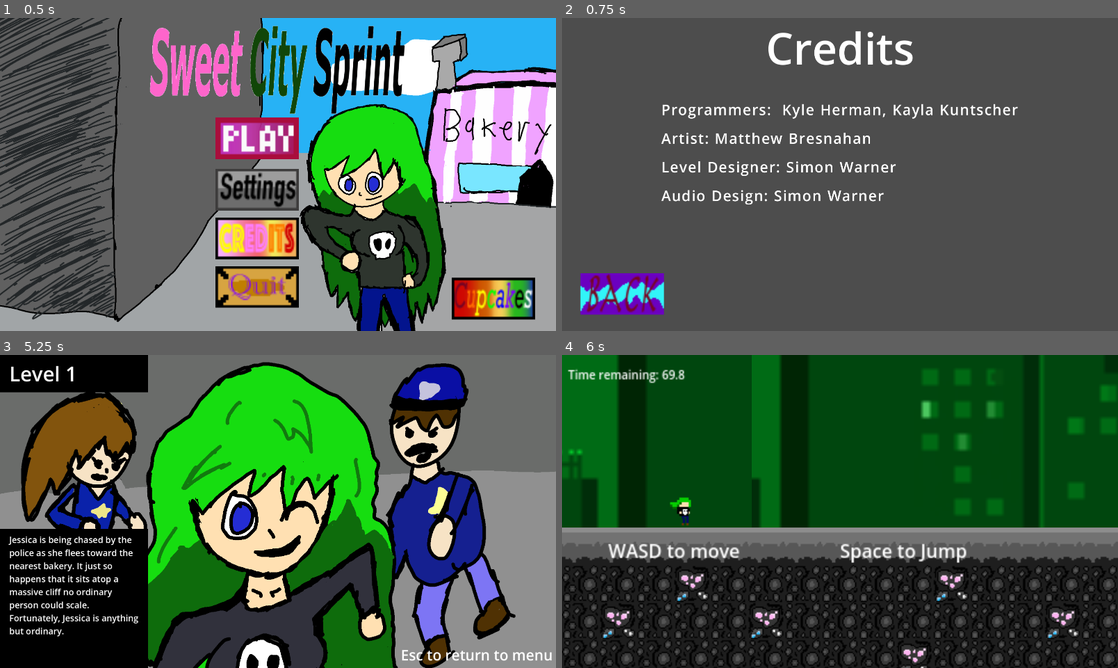
Above: before the commit, frames 1-4 (two rows, left to right).
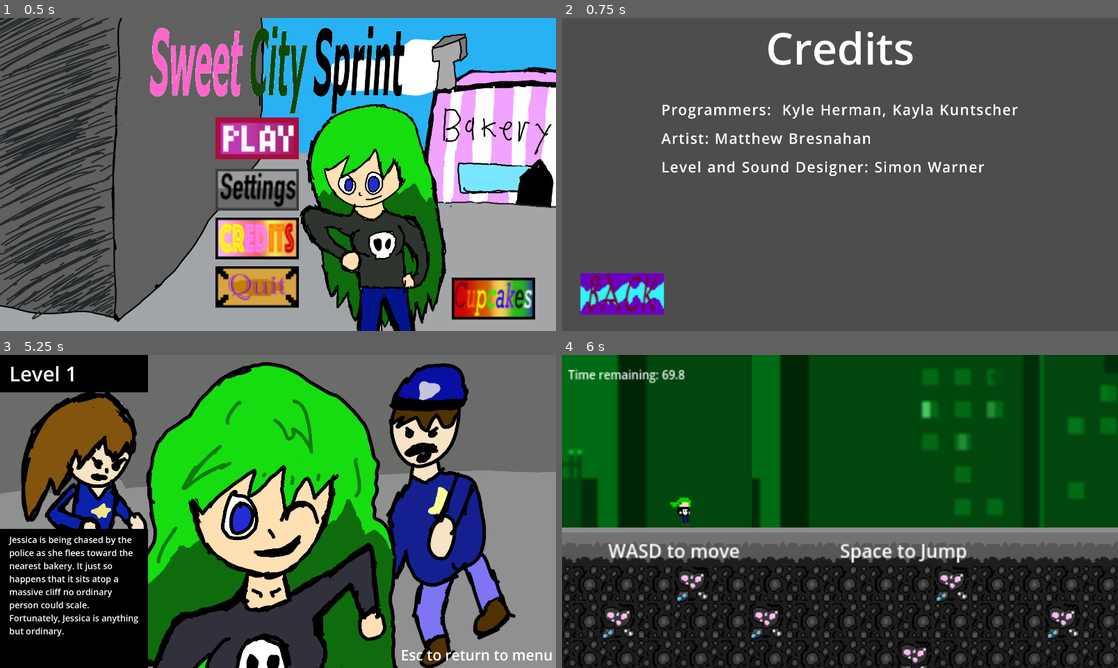
Above: after the commit, the same moments.

Repository: VoidedCrystal/GloopifyGame
Game: Godot game, scene res://UI/Main_Menu.tscn
Same seed, same stepped clock (60 frames per second), same inputs: the game is played once before the commit and once after it.
Inputs (mouse positions are in pixels of both pictures, inside the frame that each line leads up to):
- Up to frame 1 (0.5 s): no input
- Up to frame 2 (0.75 s): click (817, 237) at 0.5 s
- Up to frame 3 (5.25 s): click (61, 630) at 1.25 s; click (494, 636) at 2 s; click (511, 376) at 2.75 s; click (255, 527) at 3.5 s; click (278, 617) at 4.25 s; click (255, 477) at 5 s
- Up to frame 4 (6 s): tap Enter (accept) at 5.75 s; hold Right (move-right) from 5.78 s (still down); hold Enter (accept) from 5.78 s (still down)

Frame 1 is identical in both runs. In frame 2, 1.3% of the frame differs, in the area x 17-76%, y 45-60%; in frame 3, less than 0.1%; in frame 4, nothing differs.

Commit message:
updated level select and other menus

Diff:
--- a/Gloopify!/Collection/collection.gd
+++ b/Gloopify!/Collection/collection.gd
@@ -10,7 +10,6 @@
 	cupcakeArray = handler.check_cupcakes()
 	while cupcakeArray.size() < 25:
 		cupcakeArray.append(false)
-	print(cupcakeArray)
 	for i in range(1, cupcakeArray.size() + 1):
 		var cupcakeID = "Cupcake" + str(i)
 		var cake = get_node("" + cupcakeID)
@@ -23,6 +22,9 @@
 func color_cake(cake):
 	cake.animation = "Unlock"
 
+func _input(_event: InputEvent) -> void:
+	if Input.is_action_pressed("pause"):
+		get_tree().change_scene_to_file("res://UI/Main_Menu.tscn")
 
 func _on_main_menu_pressed() -> void:
 	get_tree().change_scene_to_file("res://UI/Main_Menu.tscn")
--- a/Gloopify!/Collection/collection.tscn
+++ b/Gloopify!/Collection/collection.tscn
@@ -1,9 +1,10 @@
-[gd_scene load_steps=16 format=3 uid="uid://cubah1xbx1sx1"]
+[gd_scene load_steps=17 format=3 uid="uid://cubah1xbx1sx1"]
 
 [ext_resource type="Script" path="res://Collection/collection.gd" id="1_ei8ft"]
 [ext_resource type="Texture2D" uid="uid://dntkdwtot77nq" path="res://Assets/CupcakeSprites.png" id="2_d87bg"]
 [ext_resource type="Texture2D" uid="uid://c8xfri61l8xds" path="res://Assets/UI/Herclanium.png" id="3_8q8qy"]
 [ext_resource type="Texture2D" uid="uid://5fi20hfr6be2" path="res://Assets/UI/HoverButtons/HerclaniumWhite.png" id="4_bfwxb"]
+[ext_resource type="AudioStream" uid="uid://c6k3woepfp8gm" path="res://Assets/Audio/Pause-music.mp3" id="5_yie2m"]
 
 [sub_resource type="AtlasTexture" id="AtlasTexture_exof7"]
 atlas = ExtResource("2_d87bg")
@@ -327,4 +328,9 @@
 texture_normal = ExtResource("3_8q8qy")
 texture_hover = ExtResource("4_bfwxb")
 
+[node name="AudioStreamPlayer" type="AudioStreamPlayer" parent="."]
+stream = ExtResource("5_yie2m")
+autoplay = true
+parameters/looping = false
+
 [connection signal="pressed" from="Main Menu" to="." method="_on_main_menu_pressed"]
--- a/Gloopify!/Scripts/LevelEventHandler.gd
+++ b/Gloopify!/Scripts/LevelEventHandler.gd
@@ -29,6 +29,7 @@
 	save_file.store_line(json_data)
 
 func complete_level(level, time, c1, c2, c3, c4, c5):
+	print(time)
 	var save_file = FileAccess.open("user://savegame.save", FileAccess.WRITE)
 	var data = saved_data
 	var levelID = "level" + str(level)
@@ -37,7 +38,9 @@
 		if levelID in data:
 			record = data[levelID]["record"]
 	if record:
-		if record > time:
+		if record > time and record > 0:
+			record = time
+		elif record < 0:
 			record = time
 	data[levelID] = {
 		"clear": true,
@@ -65,10 +68,6 @@
 			"c4": false,
 			"c5": false
 		}
-	data["PlayerStats"] = {
-		"coins": 0
-		#Add other lines here as upgrades unlock
-	}
 	var json_data = JSON.stringify(data)
 	save_file.store_line(json_data)
 
@@ -100,3 +99,39 @@
 			if cupcakeID in data[levelID]:
 				cupcakes.append(data[levelID][cupcakeID])
 	return cupcakes
+
+func unlock_levels():
+	var save_file = FileAccess.open("user://savegame.save", FileAccess.READ)
+	var json = JSON.new()
+	var _result = json.parse(save_file.get_line())
+	var data = json.get_data()
+	if "level4" in data:
+		if "clear" in data["level4"]:
+			if data["level4"]["clear"] == true:
+				return 5
+	if "level3" in data:
+		if "clear" in data["level3"]:
+			if data["level3"]["clear"] == true:
+				return 4
+	if "level2" in data:
+		if "clear" in data["level2"]:
+			if data["level2"]["clear"] == true:
+				return 3
+	if "level1" in data:
+		if "clear" in data["level1"]:
+			if data["level1"]["clear"] == true:
+				return 2
+	return 1
+
+func get_record_time(level):
+	var save_file = FileAccess.open("user://savegame.save", FileAccess.READ)
+	var json = JSON.new()
+	var _result = json.parse(save_file.get_line())
+	var data = json.get_data()
+	var levelID = "level" + str(level)
+	if levelID in data:
+		if "clear" in data[levelID]:
+			if data[levelID]["clear"] == true and "record" in data[levelID]:
+				if data[levelID]["record"] > 0:
+					return data[levelID]["record"]
+	return
--- a/Gloopify!/UI/Credits.tscn
+++ b/Gloopify!/UI/Credits.tscn
@@ -48,8 +48,7 @@
 theme_override_font_sizes/font_size = 50
 text = "Programmers:  Kyle Herman, Kayla Kuntscher
 Artist: Matthew Bresnahan
-Level Designer: Simon Warner
-Audio Design: Simon Warner"
+Level and Sound Designer: Simon Warner"
 
 [node name="Button" type="TextureButton" parent="."]
 layout_mode = 0
--- a/Gloopify!/UI/LevelSelect.tscn
+++ b/Gloopify!/UI/LevelSelect.tscn
@@ -1,10 +1,12 @@
-[gd_scene load_steps=6 format=3 uid="uid://jl75mgscvc3f"]
+[gd_scene load_steps=8 format=3 uid="uid://jl75mgscvc3f"]
 
 [ext_resource type="Script" path="res://UI/level_select.gd" id="1_la4qf"]
 [ext_resource type="PackedScene" uid="uid://bx658kweduvqk" path="res://UI/levelSet.tscn" id="2_i5jtr"]
 [ext_resource type="Texture2D" uid="uid://c0hevjguuv26m" path="res://Assets/LevelArt/Level1Art.png" id="3_c6avu"]
 [ext_resource type="Texture2D" uid="uid://bqofea4m48j60" path="res://Assets/LevelArt/Level2Art.png" id="4_bar0c"]
 [ext_resource type="Texture2D" uid="uid://bwhss72wh2e56" path="res://Assets/LevelArt/Level2ArtGrey.png" id="5_x26mn"]
+[ext_resource type="Texture2D" uid="uid://n2mqkya5p22b" path="res://Assets/LevelArt/Level3Art.png" id="6_a10os"]
+[ext_resource type="Texture2D" uid="uid://d0jhcpqhv6gas" path="res://Assets/LevelArt/Level3ArtGrey.png" id="7_lsct4"]
 
 [node name="LevelSelect" type="Control"]
 layout_mode = 3
@@ -15,7 +17,7 @@
 grow_vertical = 2
 script = ExtResource("1_la4qf")
 
-[node name="LevelSet" parent="." node_paths=PackedStringArray("next_level_right") instance=ExtResource("2_i5jtr")]
+[node name="LevelSet1" parent="." node_paths=PackedStringArray("next_level_right") instance=ExtResource("2_i5jtr")]
 level_art = ExtResource("3_c6avu")
 next_scene_path = "res://Levels/Level1.tscn"
 next_level_right = NodePath("../LevelSet2")
@@ -27,12 +29,13 @@
 level_art_grey = ExtResource("5_x26mn")
 next_scene_path = "res://Levels/Level2.tscn"
 next_level_right = NodePath("../LevelSet3")
-next_level_left = NodePath("../LevelSet")
+next_level_left = NodePath("../LevelSet1")
 
 [node name="LevelSet3" parent="." node_paths=PackedStringArray("next_level_right", "next_level_left") instance=ExtResource("2_i5jtr")]
 visible = false
 level_name = "3"
-level_art = null
+level_art = ExtResource("6_a10os")
+level_art_grey = ExtResource("7_lsct4")
 next_level_right = NodePath("../LevelSet4")
 next_level_left = NodePath("../LevelSet2")
 
--- a/Gloopify!/UI/credits.gd
+++ b/Gloopify!/UI/credits.gd
@@ -1,4 +1,8 @@
 extends Control
+
+func _input(_event: InputEvent) -> void:
+	if Input.is_action_pressed("pause"):
+		get_tree().change_scene_to_file("res://UI/Main_Menu.tscn")
 
 func _on_button_pressed() -> void:
 	get_tree().change_scene_to_file("res://UI/Main_Menu.tscn")
--- a/Gloopify!/UI/levelSet.gd
+++ b/Gloopify!/UI/levelSet.gd
@@ -9,11 +9,15 @@
 @export var next_level_right: LevelSet
 @export var next_level_left: LevelSet
 
+var unlocked = false
+var record
+
 # Called when the node enters the scene tree for the first time.
 func _ready() -> void:
 	$Label.text = "Level " + str(level_name)
 	$Sprite2D.texture = level_art
 	$Sprite2D2.texture = level_art_grey
+	$Label3.text = "[center]Beat level " + str(int(level_name) - 1) + " to unlock![/center]"
 	if level_name == "1":
 		$Label2.text = "Jessica is being chased by the police as she flees toward the nearest bakery. It just so happens that it sits atop a massive cliff no ordinary person could scale. Fortunately, Jessica is anything but ordinary."
 	elif level_name == "2":
@@ -21,7 +25,7 @@
 	elif level_name == "3":
 		$Label2.text = "Jessica is a natural daredevil, always showing off and taking risks to evade capture. It only makes s …(199 unchanged characters)…
 	elif level_name == "4":
-		$Label2.text = ""
+		$Label2.text = "As the source of her dash power, pastries naturally attract Jessica. One fateful day, she felt the distinct aura of a cupcake coming from a nearby laboratory full of dangerous traps and obstacles. All that mattered to Jessica, though, was the bakery at the other end of the lab."
 	elif level_name == "5":
 		$Label2.text = ""
 
--- a/Gloopify!/UI/levelSet.tscn
+++ b/Gloopify!/UI/levelSet.tscn
@@ -13,7 +13,32 @@
 [node name="Sprite2D2" type="Sprite2D" parent="."]
 position = Vector2(960, 540)
 
+[node name="TextureRect3" type="ColorRect" parent="."]
+layout_mode = 1
+anchors_preset = 15
+anchor_right = 1.0
+anchor_bottom = 1.0
+offset_left = 648.0
+offset_top = 360.0
+offset_right = 753.0
+offset_bottom = 592.0
+grow_horizontal = 2
+grow_vertical = 2
+color = Color(0, 0, 0, 1)
+
+[node name="Label3" type="RichTextLabel" parent="."]
+layout_mode = 0
+offset_left = 688.0
+offset_top = 432.0
+offset_right = 1224.0
+offset_bottom = 736.0
+theme_override_font_sizes/normal_font_size = 70
+bbcode_enabled = true
+text = "[center]Beat level 1 to unlock![/center]"
+autowrap_mode = 2
+
 [node name="Sprite2D" type="Sprite2D" parent="."]
+visible = false
 position = Vector2(960, 540)
 
 [node name="TextureRect" type="ColorRect" parent="."]
@@ -49,8 +74,32 @@
 layout_mode = 0
 offset_left = 32.0
 offset_top = 616.0
-offset_right = 488.0
-offset_bottom = 973.0
+offset_right = 496.0
+offset_bottom = 1108.0
 theme_override_font_sizes/font_size = 30
-text = "Jessica is a natural daredevil, always showing off and taking risks to evade capture. It only makes sense, then, that she feels drawn to the junkyard, a place full of machinery, spikes, and most of all, danger. Of course, after a fun time in the junkyard, she obviously wants a cupcake to cool down."
+text = "As the source of her dash power, pastries naturally attract Jessica. One fateful day, she felt the distinct aura of a cupcake coming from a nearby laboratory full of dangerous traps and obstacles. All that mattered to Jessica, though, was the bakery at the other end of the lab."
 autowrap_mode = 2
+
+[node name="TextureRect4" type="ColorRect" parent="."]
+visible = false
+layout_mode = 1
+anchors_preset = 15
+anchor_right = 1.0
+anchor_bottom = 1.0
+offset_left = 1584.0
+offset_right = 1408.0
+offset_bottom = -32.0
+grow_horizontal = 2
+grow_vertical = 2
+color = Color(0, 0, 0, 1)
+
+[node name="Label4" type="Label" parent="."]
+visible = false
+layout_mode = 0
+offset_left = 1600.0
+offset_top = 24.0
+offset_right = 1912.0
+offset_bottom = 72.0
+theme_override_font_sizes/font_size = 30
+text = "Record Time: 0s"
+autowrap_mode = 2
--- a/Gloopify!/UI/level_select.gd
+++ b/Gloopify!/UI/level_select.gd
@@ -1,8 +1,25 @@
 extends Control
 class_name LevelSelect
 
-@onready var current_level: LevelSet = $LevelSet
+@onready var current_level: LevelSet = $LevelSet1
+@onready var handler = get_node("/root/LevelEventHandler")
 var current_world: int = 0
+
+func _ready() -> void:
+	var highest_level_unlocked = handler.unlock_levels()
+	for i in range(1, highest_level_unlocked + 1):
+		var lset = get_node("LevelSet" + str(i) + "/Sprite2D")
+		lset.show()
+		get_node("LevelSet" + str(i)).unlocked = true
+	for i in range(1, highest_level_unlocked):
+		var record = handler.get_record_time(i)
+		if record:
+			record = snapped(record, 0.01)
+			var record_display = get_node("LevelSet" + str(i) + "/Label4")
+			var record_rect = get_node("LevelSet" + str(i) + "/TextureRect4")
+			record_display.text = "Record Time: " + str(record) + "s"
+			record_display.show()
+			record_rect.show()
 
 func _input(event: InputEvent) -> void:
 	if event.is_action_pressed("move-left") and current_level.next_level_left:
@@ -14,7 +31,7 @@
 		current_level = current_level.next_level_right
 		current_level.show()
 	if event.is_action_pressed("accept"):
-		if current_level.next_scene_path:
+		if current_level.next_scene_path and current_level.unlocked:
 			get_tree().change_scene_to_file(current_level.next_scene_path)
 	if Input.is_action_pressed("pause"):
 		get_tree().change_scene_to_file("res://UI/Main_Menu.tscn")
--- a/Gloopify!/UI/options.gd
+++ b/Gloopify!/UI/options.gd
@@ -11,7 +11,9 @@
 	var rect = get_node("ColorRect")
 	rect.show()
 
-
+func _input(_event: InputEvent) -> void:
+	if Input.is_action_pressed("pause"):
+		get_tree().change_scene_to_file("res://UI/Main_Menu.tscn")
 
 func _on_yes_pressed() -> void:
 	var handler = get_node("/root/LevelEventHandler")
Binary file added: Gloopify!/Assets/LevelArt/Level3Art.png
Not shown, added: Gloopify!/Assets/LevelArt/Level3Art.png.import
Binary file added: Gloopify!/Assets/LevelArt/Level3ArtGrey.png
Not shown, added: Gloopify!/Assets/LevelArt/Level3ArtGrey.png.import
